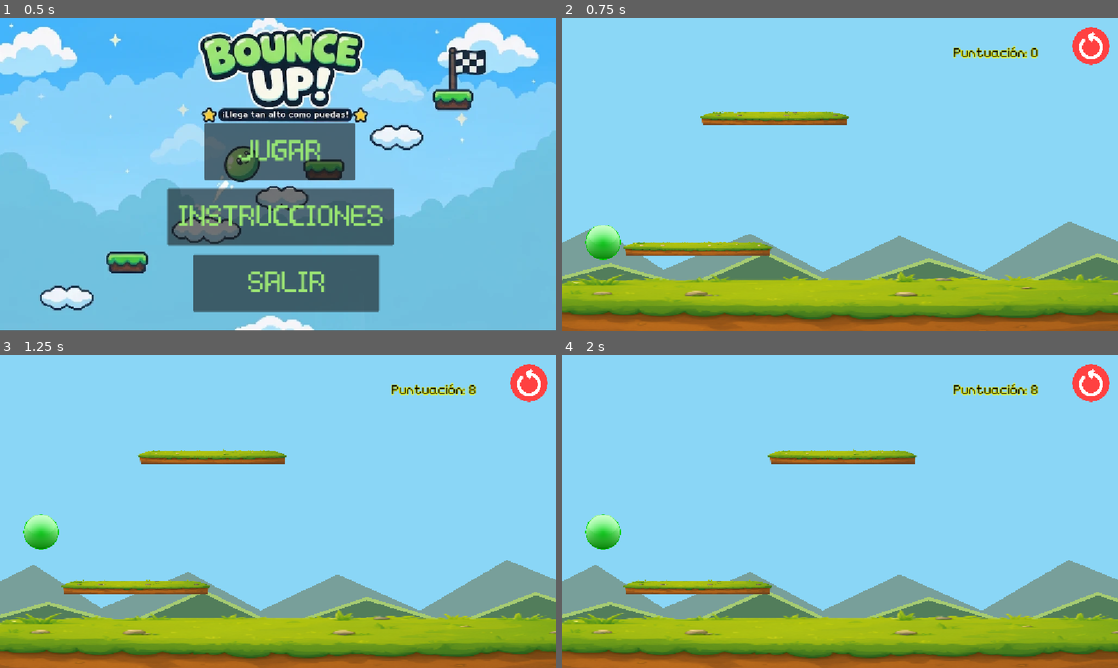
Above: before the commit, frames 1-4 (two rows, left to right).
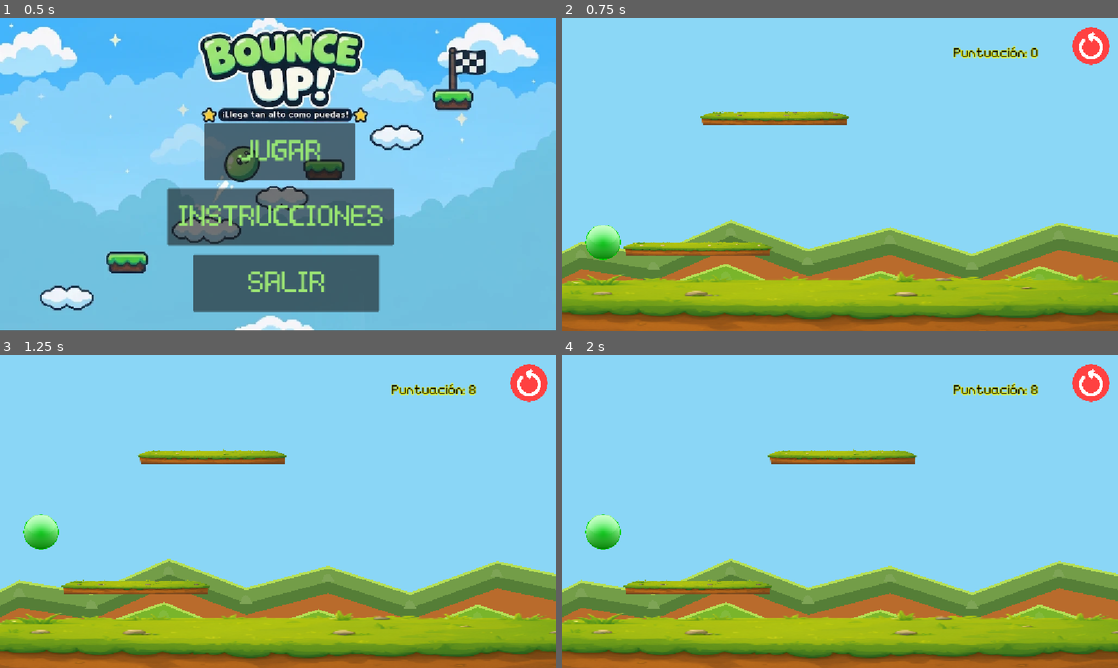
Above: after the commit, the same moments.

Repository: Miranda-511/Bounce-Up-
Game: Godot game, scene res://escenas/menu.tscn
The game is run twice, just before and just after one commit, with the same random seed, the same clock (stepped at 60 frames per second) and the same inputs.
Inputs (mouse positions are in pixels of both pictures, inside the frame that each line leads up to):
- Up to frame 1 (0.5 s): no input
- Up to frame 2 (0.75 s): click "JUGAR" at 0.5 s
- Up to frame 3 (1.25 s): no input
- Up to frame 4 (2 s): click (1090, 383) at 1.25 s

Frame 1 is identical in both runs. In frame 2, 12% of the frame differs, in the area x 0-100%, y 64-85%; in frame 3, 13%, in the area x 0-100%, y 65-86%; in frame 4, 13%.

Commit message:
creación de montañas nuevas 1
posiblemente eliminado en el futuro

Diff:
--- a/escenas/background.tscn
+++ b/escenas/background.tscn
@@ -228,75 +228,172 @@
 
 
 # ==================================
-# MONTAÑAS
+# PAISAJE TERRESTRE
 # ==================================
 
 func create_mountains():
 
-	# MONTAÑAS DEL FONDO
-	var distant = Polygon2D.new()
-	distant.name = \"DistantMountains\"
-
-	distant.polygon = PackedVector2Array([
-		Vector2(-100, 700),
-		Vector2(-100, 525),
-		Vector2(70, 440),
-		Vector2(210, 530),
-		Vector2(390, 455),
-		Vector2(540, 535),
-		Vector2(700, 460),
-		Vector2(870, 535),
-		Vector2(1050, 430),
-		Vector2(1260, 515),
-		Vector2(1260, 700)
+	# COLINAS DEL FONDO
+	var far_points = PackedVector2Array([
+		Vector2(-100, 545),
+		Vector2(40, 475),
+		Vector2(190, 500),
+		Vector2(350, 430),
+		Vector2(510, 490),
+		Vector2(680, 445),
+		Vector2(850, 500),
+		Vector2(1030, 435),
+		Vector2(1260, 485)
 	])
 
-	distant.color = Color(\"#789F9A\")
-
-	mountain_layer.add_child(distant)
-
-	# MONTAÑAS DELANTERAS
-	var front = Polygon2D.new()
-	front.name = \"FrontMountains\"
-
-	front.polygon = PackedVector2Array([
-		Vector2(-100, 760),
-		Vector2(-100, 575),
-		Vector2(100, 520),
-		Vector2(260, 565),
-		Vector2(420, 495),
-		Vector2(580, 570),
-		Vector2(760, 510),
-		Vector2(940, 565),
-		Vector2(1110, 500),
-		Vector2(1260, 550),
-		Vector2(1260, 760)
+	add_terrain_layer(
+		\"FarGreenHills\",
+		far_points,
+		Color(\"#739D48\"),
+		Color(\"#557E37\"),
+		Color(\"#B96B2C\"),
+		900.0,
+		-3
+	)
+
+	# COLINAS INTERMEDIAS
+	var middle_points = PackedVector2Array([
+		Vector2(-100, 610),
+		Vector2(30, 555),
+		Vector2(180, 575),
+		Vector2(340, 520),
+		Vector2(500, 585),
+		Vector2(660, 535),
+		Vector2(825, 590),
+		Vector2(990, 525),
+		Vector2(1130, 570),
+		Vector2(1260, 540)
 	])
 
-	front.color = Color(\"#527D5B\")
-
-	mountain_layer.add_child(front)
-
-	# BORDE VERDE DE LAS MONTAÑAS
-	var ridge = Line2D.new()
-	ridge.name = \"GrassRidge\"
-
-	ridge.points = PackedVector2Array([
-		Vector2(-100, 575),
-		Vector2(100, 520),
-		Vector2(260, 565),
-		Vector2(420, 495),
-		Vector2(580, 570),
-		Vector2(760, 510),
-		Vector2(940, 565),
-		Vector2(1110, 500),
-		Vector2(1260, 550)
+	add_terrain_layer(
+		\"MiddleDirtHills\",
+		middle_points,
+		Color(\"#79B52B\"),
+		Color(\"#397C24\"),
+		Color(\"#B96B2C\"),
+		1000.0,
+		-2
+	)
+
+	# COLINAS DELANTERAS
+	var near_points = PackedVector2Array([
+		Vector2(-100, 690),
+		Vector2(40, 625),
+		Vector2(190, 650),
+		Vector2(350, 600),
+		Vector2(520, 655),
+		Vector2(690, 610),
+		Vector2(850, 660),
+		Vector2(1010, 605),
+		Vector2(1160, 640),
+		Vector2(1260, 620)
 	])
 
-	ridge.width = 7.0
-	ridge.default_color = Color(\"#A6CB72\")
-
-	mountain_layer.add_child(ridge)
+	add_terrain_layer(
+		\"NearGrassDirtHills\",
+		near_points,
+		Color(\"#8BCB28\"),
+		Color(\"#347A22\"),
+		Color(\"#C87532\"),
+		1100.0,
+		-1
+	)
+
+
+func add_terrain_layer(
+	layer_name: String,
+	ridge_points: PackedVector2Array,
+	grass_color: Color,
+	edge_color: Color,
+	dirt_color: Color,
+	bottom_y: float,
+	layer_z: int
+):
+
+	var layer = Node2D.new()
+	layer.name = layer_name
+	layer.z_index = layer_z
+	mountain_layer.add_child(layer)
+
+	# TIERRA
+	var dirt = Polygon2D.new()
+	dirt.name = \"WarmSoil\"
+
+	var dirt_points = ridge_points.duplicate()
+	dirt_points.append(Vector2(1260, bottom_y))
+	dirt_points.append(Vector2(-100, bottom_y))
+
+	dirt.polygon = dirt_points
+	dirt.color = dirt_color
+
+	layer.add_child(dirt)
+
+	# BORDE REDONDEADO DEL CÉSPED
+	var grass_edge = Polygon2D.new()
+	grass_edge.name = \"RoundedGrassEdge\"
+
+	var edge_points = PackedVector2Array()
+
+	for point in ridge_points:
+		edge_points.append(point + Vector2(0, 28))
+
+	for i in range(ridge_points.size() - 1, -1, -1):
+		edge_points.append(
+			ridge_points[i] + Vector2(0, 54)
+		)
+
+	grass_edge.polygon = edge_points
+	grass_edge.color = edge_color
+
+	layer.add_child(grass_edge)
+
+	# SUPERFICIE VERDE
+	var grass = Polygon2D.new()
+	grass.name = \"BrightGrassTop\"
+
+	var grass_points = ridge_points.duplicate()
+
+	for i in range(ridge_points.size() - 1, -1, -1):
+		grass_points.append(
+			ridge_points[i] + Vector2(0, 30)
+		)
+
+	grass.polygon = grass_points
+	grass.color = grass_color
+
+	layer.add_child(grass)
+
+	# BRILLO SUPERIOR
+	var highlight = Line2D.new()
+	highlight.name = \"GrassHighlight\"
+	highlight.points = ridge_points
+	highlight.width = 5.0
+	highlight.default_color = Color(\"#B6DF55\")
+
+	layer.add_child(highlight)
+
+	# PEQUEÑOS MECHONES
+	for i in range(1, ridge_points.size() - 1):
+
+		var tuft = Polygon2D.new()
+
+		tuft.polygon = PackedVector2Array([
+			Vector2(-13, 8),
+			Vector2(-9, -5),
+			Vector2(-2, -10),
+			Vector2(5, -7),
+			Vector2(13, 8)
+		])
+
+		tuft.position = ridge_points[i] + Vector2(0, 23)
+		tuft.color = grass_color.lightened(0.08)
+
+		layer.add_child(tuft)
 
 
 # ==================================
